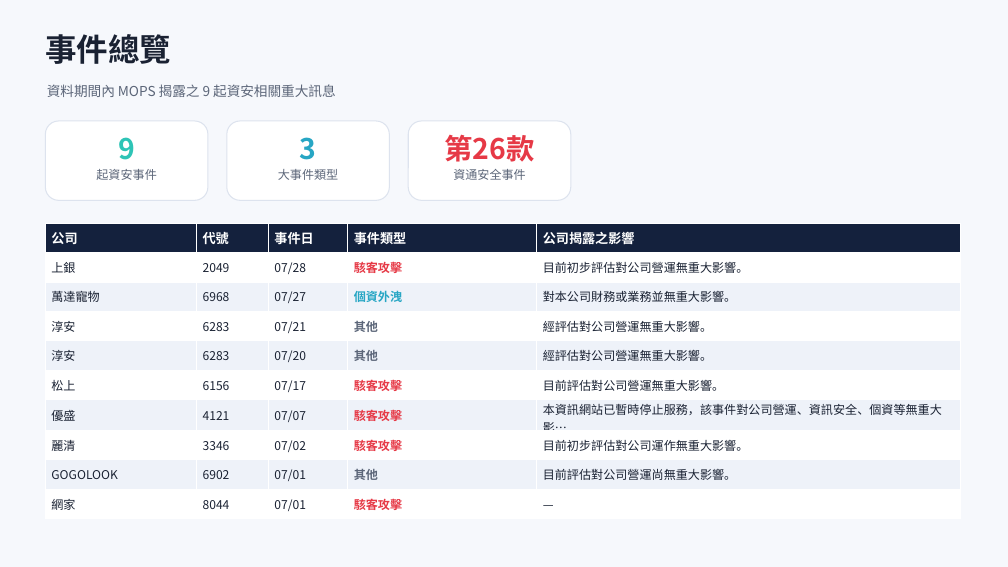
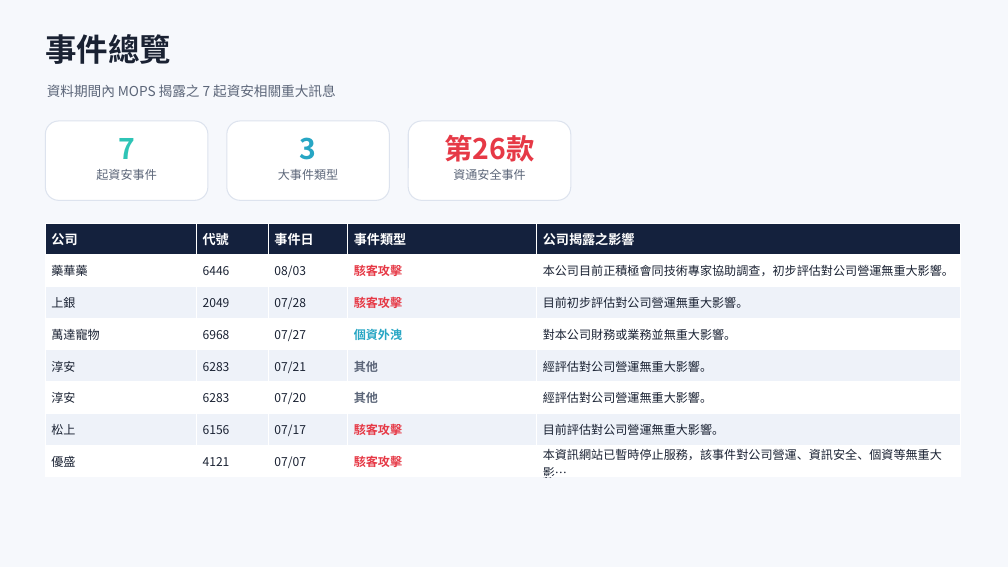
Before and after one commit to Johnnylin77/mops-isec-monitor, a slide deck: slide 2 of 資安事件因應分析.pptx. Drawn at 1008x567 pixels with LibreOffice and Linux fonts; fonts in the diff are those of the drawing. Boxes give left, top, right and bottom in pixels: in the first picture for what was removed or moved away, otherwise in the second. Text is boxed around its words. In the diff, an @@ line names an element or a change of style, - is before the commit and + after.

Commit message:
MOPS report: 2026-08-04

```diff
--- a/資安事件因應分析.pptx
+++ b/資安事件因應分析.pptx
@@ text at (47,84,336,97): text changed @@
-資料期間內 MOPS 揭露之 9 起資安相關重大訊息
+資料期間內 MOPS 揭露之 7 起資安相關重大訊息
@@ text at (118,138,135,159): text changed @@
-9
+7
@@ table at (45,223,960,482) @@
+row 2: 藥華藥 | 6446 | 08/03 | 駭客攻擊 | 本公司目前正積極會同技術專家協助調查，初步評估對公司營運無重大影響。
-row 8: 麗清 | 3346 | 07/02 | 駭客攻擊 | 目前初步評估對公司運作無重大影響。
-row 9: GOGOLOOK | 6902 | 07/01 | 其他 | 目前評估對公司營運尚無重大影響。
-row 10: 網家 | 8044 | 07/01 | 駭客攻擊 | —
```
Also in this commit, not shown: 5 other slides changed, 1 slide removed, 2 other files.
